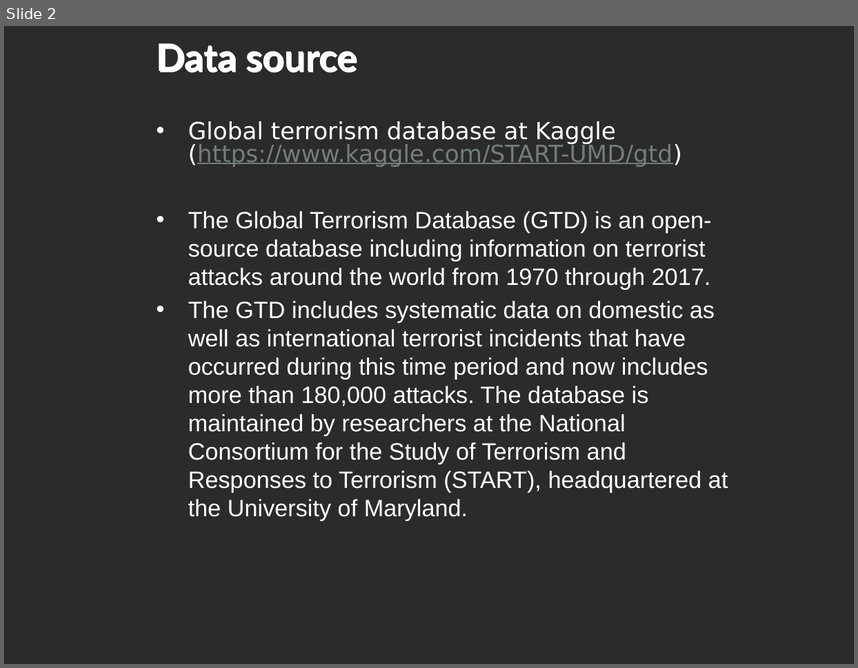
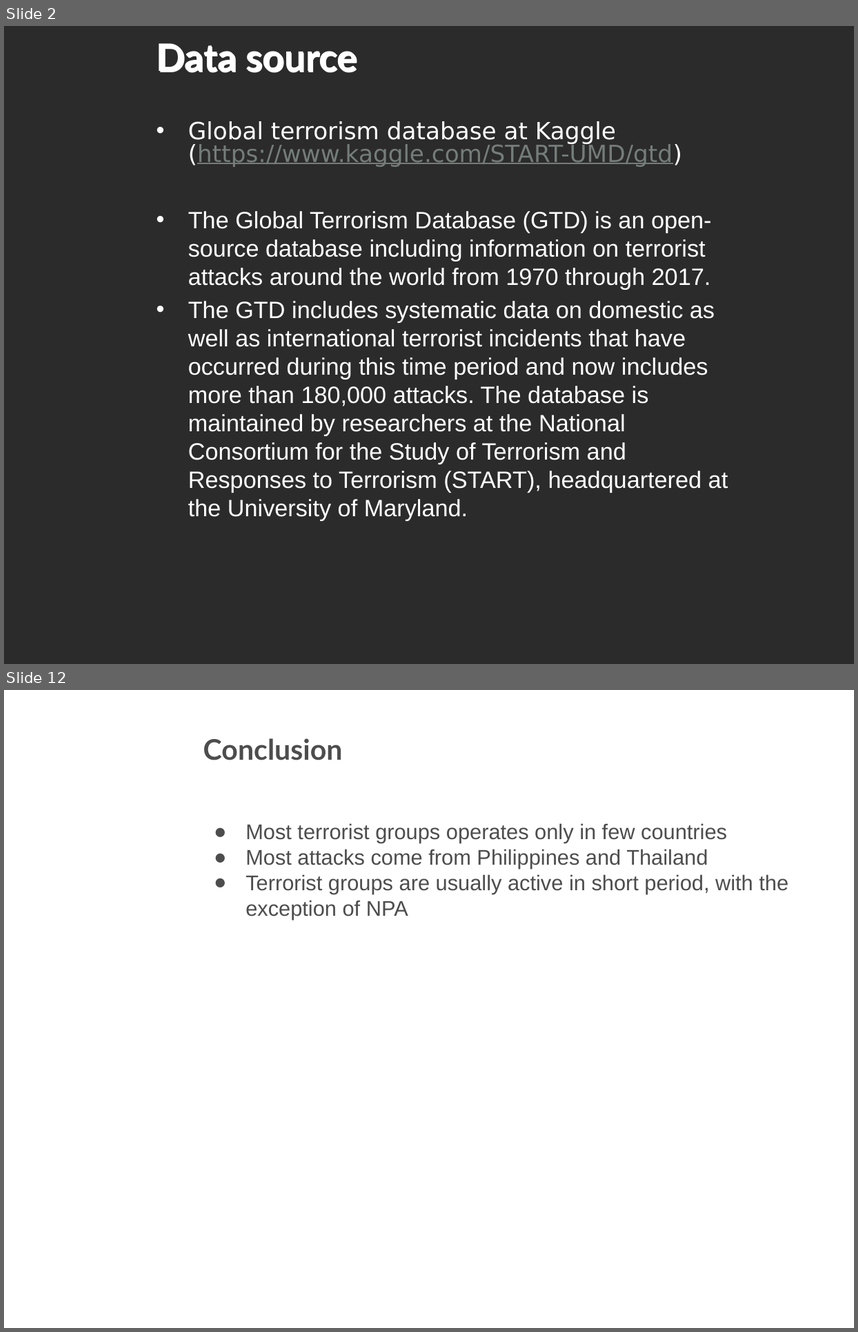
Before and after one commit to ImAFK/NTUST-Big-Terrorism, a slide deck: BigDataSlides.pptx. Shown one above the other, each under a label of ours: slide 2 before the commit, slides 2 and 12 after it; the slides between them are not shown. The pictures are 858x668 and 858x1332 pixels, drawn with LibreOffice and Linux fonts; fonts in the diff are those of the drawing; background and template pictures are left out; a plain dark background stands for a picture behind light text. Boxes give left, top, right and bottom in pixels: in the first picture for what was removed or moved away, otherwise in the second. Text is boxed around its words. In the diff, an @@ line names an element or a change of style, - is before the commit and + after.

```diff
--- a/BigDataSlides.pptx
+++ b/BigDataSlides.pptx
@@ slide 12 added at box(4, 690, 854, 1328), background picture (left out) @@
@@ text added at box(203, 738, 343, 760), 24 pt, text #4D4D4D, bold @@
+Conclusion
@@ text added at box(245, 823, 789, 920), 18 pt, text #4D4D4D @@
+● Most terrorist groups operates only in few countries
+● Most attacks come from Philippines and Thailand
+● Terrorist groups are usually active in short period, with the exception of NPA
```
Also in this commit, not shown: 2 other slides changed, 9 other slides added.
